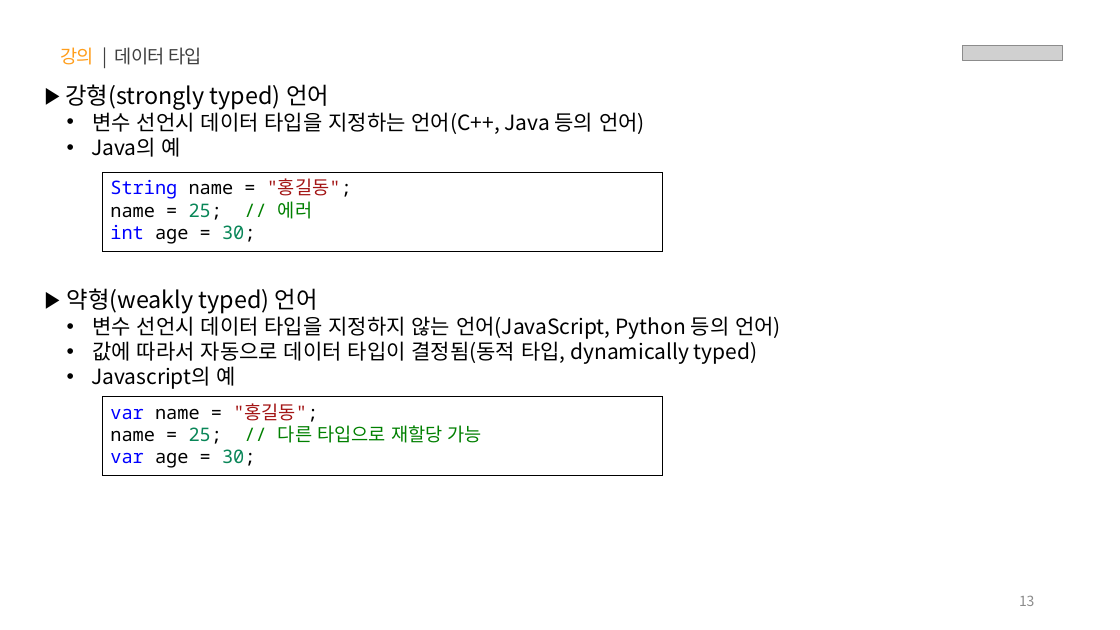
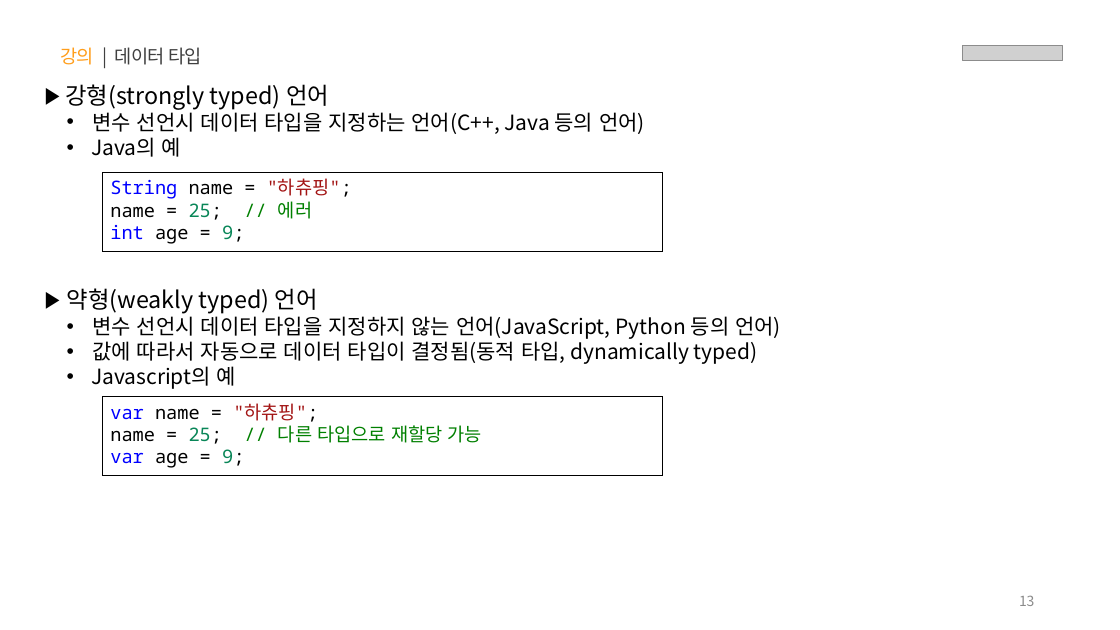
Before and after one commit to yebin-jeong/learn-js, a slide deck: slide 13 of PPT/01.자바스크립트 - 기초 문법.pptx. Drawn at 1120x630 pixels with LibreOffice and Linux fonts; fonts in the diff are those of the drawing; grey boxes stand for pictures. Boxes give left, top, right and bottom in pixels: in the first picture for what was removed or moved away, otherwise in the second. Text is boxed around its words. In the diff, an @@ line names an element or a change of style, - is before the commit and + after.

```diff
--- a/PPT/01.자바스크립트 - 기초 문법.pptx
+++ b/PPT/01.자바스크립트 - 기초 문법.pptx
@@ text in rectangle at <box>110,178,352,199</box>: text changed @@
-String name = "홍길동";
+String name = "하츄핑";
@@ text in rectangle at <box>110,225,244,244</box>: text changed @@
-int age = 30;
+int age = 9;
@@ text in rectangle at <box>110,403,318,422</box>: text changed @@
-var name = "홍길동";
+var name = "하츄핑";
@@ text in rectangle at <box>110,449,244,468</box>: text changed @@
-var age = 30;
+var age = 9;
```
Also in this commit, not shown: 6 other slides changed, 2 other files.
